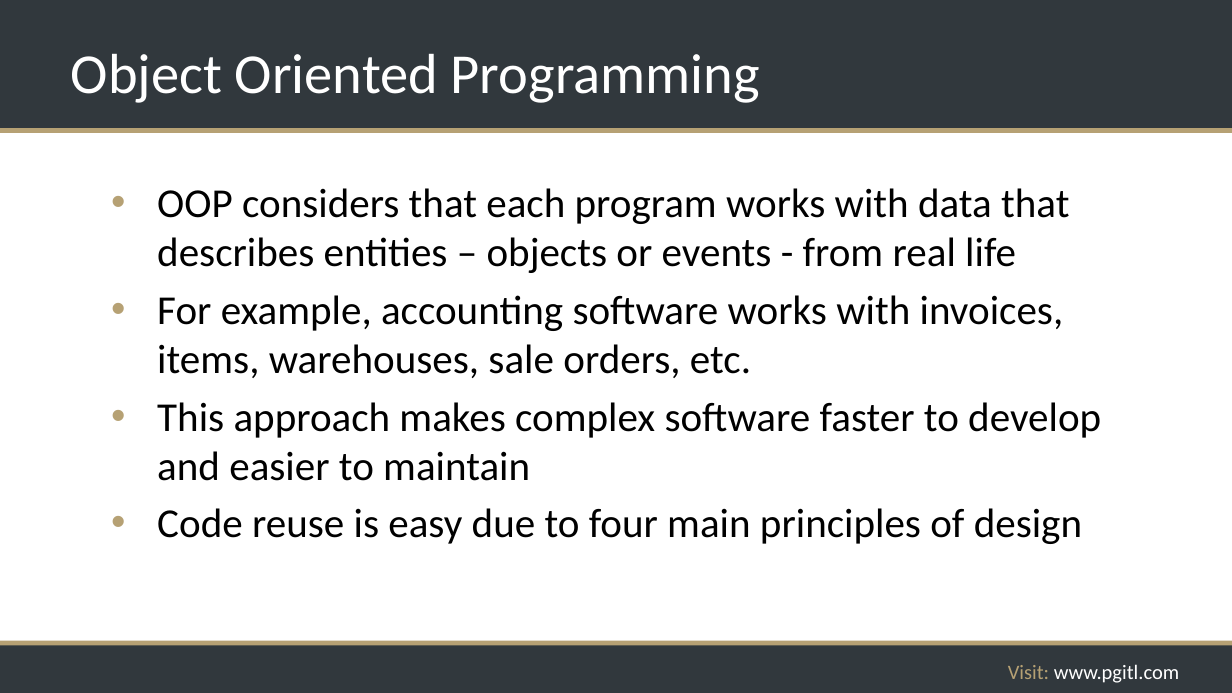
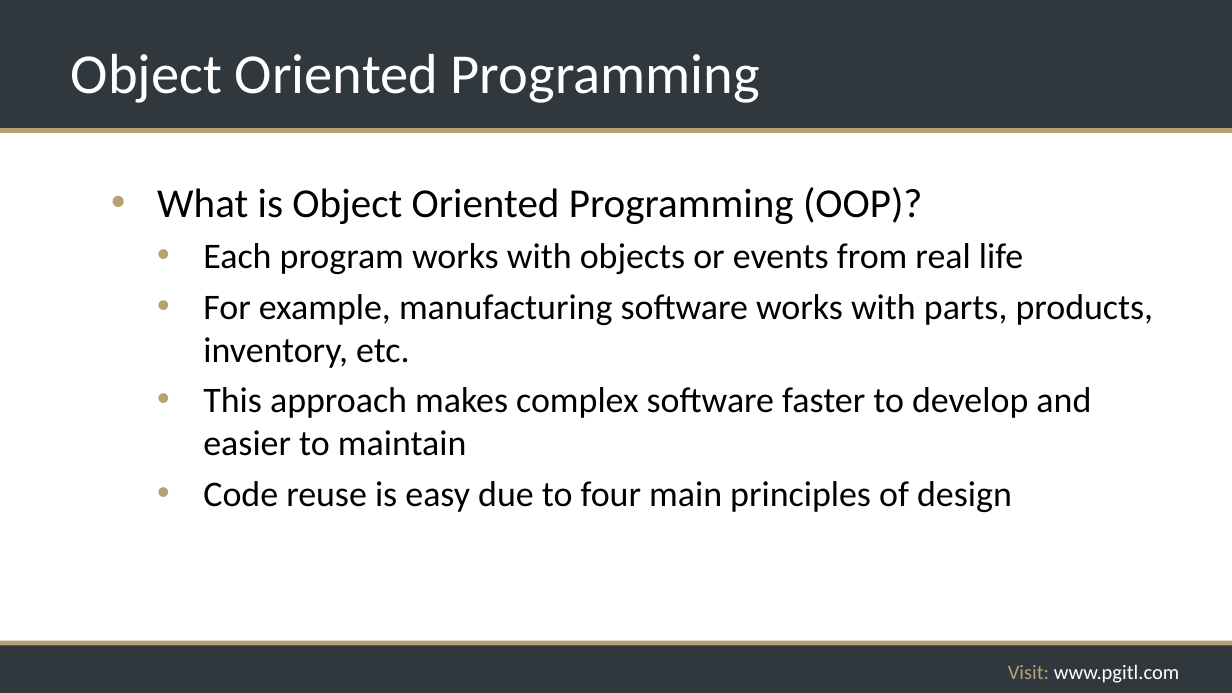
Before and after one commit to rikkouri/project-a, a slide deck: slide 229 of Programming Foundations.pptx (slide 215 before the commit). Drawn at 1232x693 pixels with LibreOffice and Linux fonts; fonts in the diff are those of the drawing; background and template pictures are left out. Boxes give left, top, right and bottom in pixels: in the first picture for what was removed or moved away, otherwise in the second. Text is boxed around its words. In the diff, an @@ line names an element or a change of style, - is before the commit and + after.

```diff
--- a/Programming Foundations.pptx
+++ b/Programming Foundations.pptx
@@ text at bbox=[157, 187, 1154, 368]: text changed; size 32 to 28 pt @@
-• OOP considers that each program works with data that describes entities – objects or events - from real life
-• For example, accounting software works with invoices, items, warehouses, sale orders, etc.
+• What is Object Oriented Programming (OOP)?
+  • Each program works with objects or events from real life
+  • For example, manufacturing software works with parts, products, inventory, etc.
@@ text at bbox=[203, 387, 1091, 512]: size 32 to 28 pt in "This approach makes complex software faster to ...", "Code reuse is easy due to four ..."; list level 1 to 2 in "This approach makes complex software ..."; list level 1 to 2 in "Code reuse is easy due ..." @@
```
Also in this commit, not shown: 15 other slides changed, 15 slides added, 1 slide removed.
